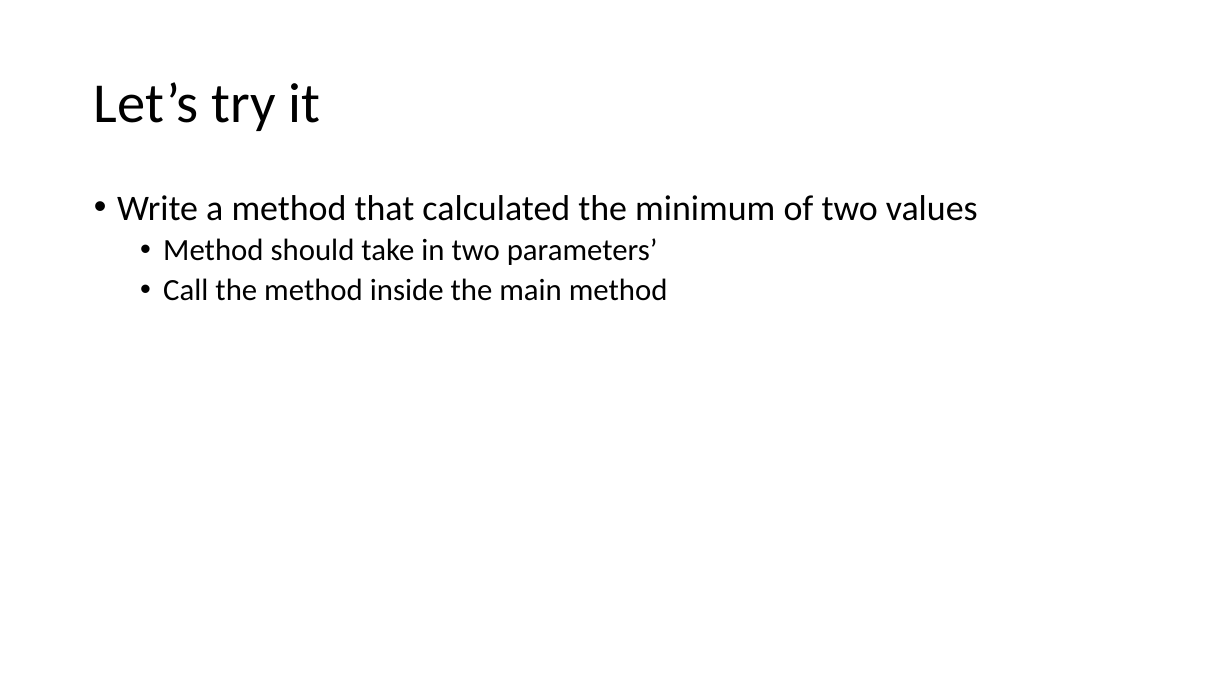
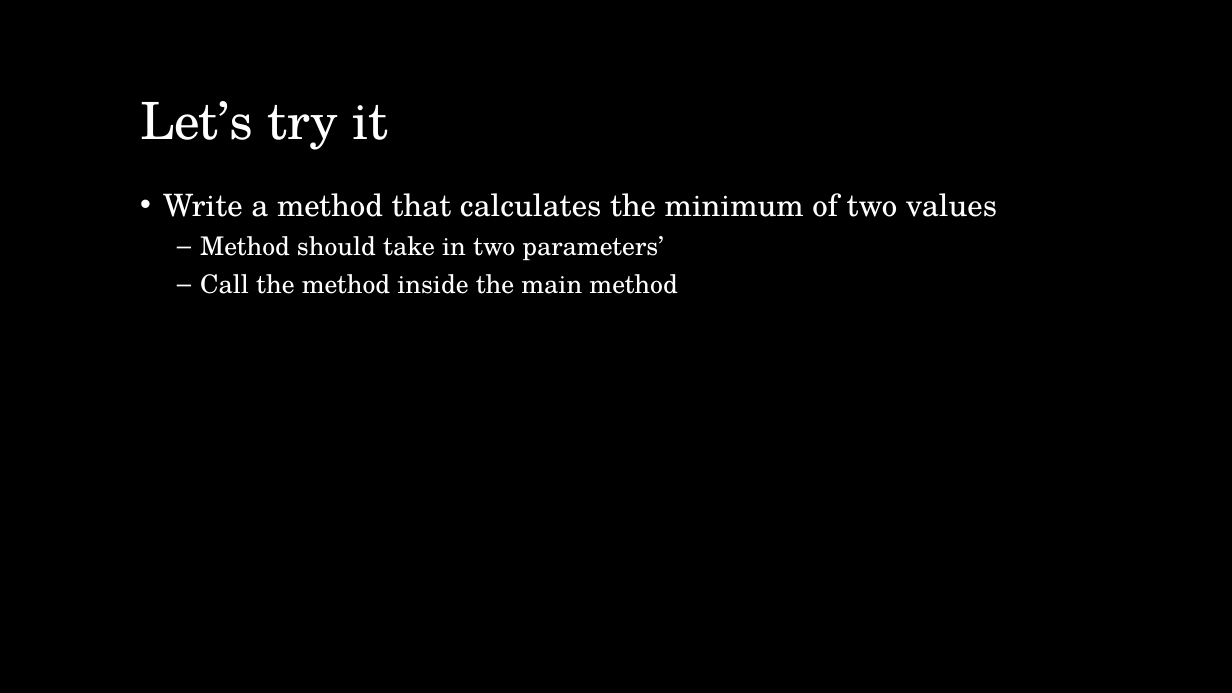
Before and after one commit to Mechanical-Advantage/Training2018, a slide deck: slide 4 of doc/java/slides/week5.pptx. Drawn at 1232x693 pixels with LibreOffice and Linux fonts; fonts in the diff are those of the drawing; background and template pictures are left out. Boxes give left, top, right and bottom in pixels: in the first picture for what was removed or moved away, otherwise in the second. Text is boxed around its words. In the diff, an @@ line names an element or a change of style, - is before the commit and + after.

```diff
--- a/doc/java/slides/week5.pptx
+++ b/doc/java/slides/week5.pptx
@@ background #FFFFFF to picture (left out) @@
@@ title "Let’s try it": place and size @@
-title "Let’s try it" at (94, 82, 321, 131)
+title "Let’s try it" at (140, 101, 389, 150)
@@ title "Let’s try it" at (140, 101, 389, 150): size 44 to 40 pt, font Calibri to TeX Gyre Schola, text colour #000000 to #FFFFFF; line spacing 0.9 to 0.8; vertical alignment middle to bottom @@
@@ text "Write a method that calculates ...": place and size @@
-text "Write a method that calculates ..." at (117, 195, 978, 301)
+text "Write a method that calculates ..." at (163, 193, 997, 294)
@@ text at (163, 193, 997, 217): text changed; size 28 to 24 pt; font Calibri to TeX Gyre Schola; text colour #000000 to #FFFFFF @@
-• Write a method that calculated the minimum of two values
+• Write a method that calculates the minimum of two values
@@ text at (200, 236, 677, 294): size 24 to 20 pt, font Calibri to TeX Gyre Schola, text colour #000000 to #FFFFFF in "Method should take in two parameters’", "Call the method inside the main method"; bullet • to –; more space between paragraphs @@
```
Also in this commit, not shown: 5 other slides changed, 8 slides added, 1 slide removed, 6 other files.
